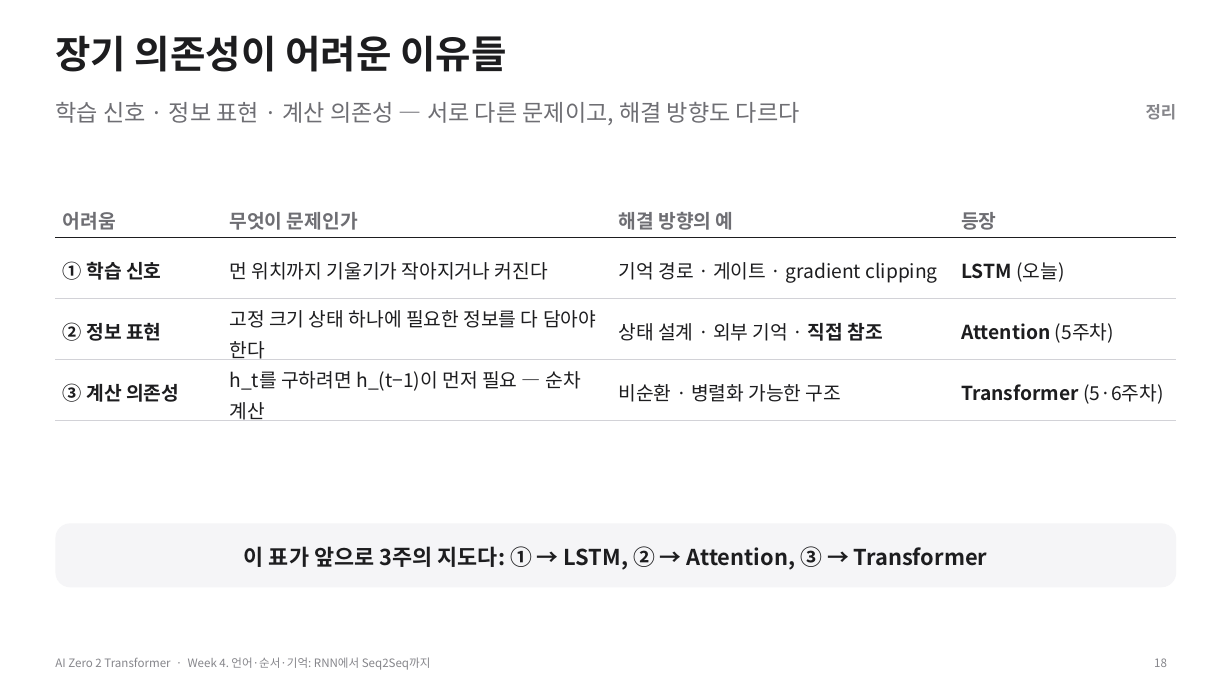
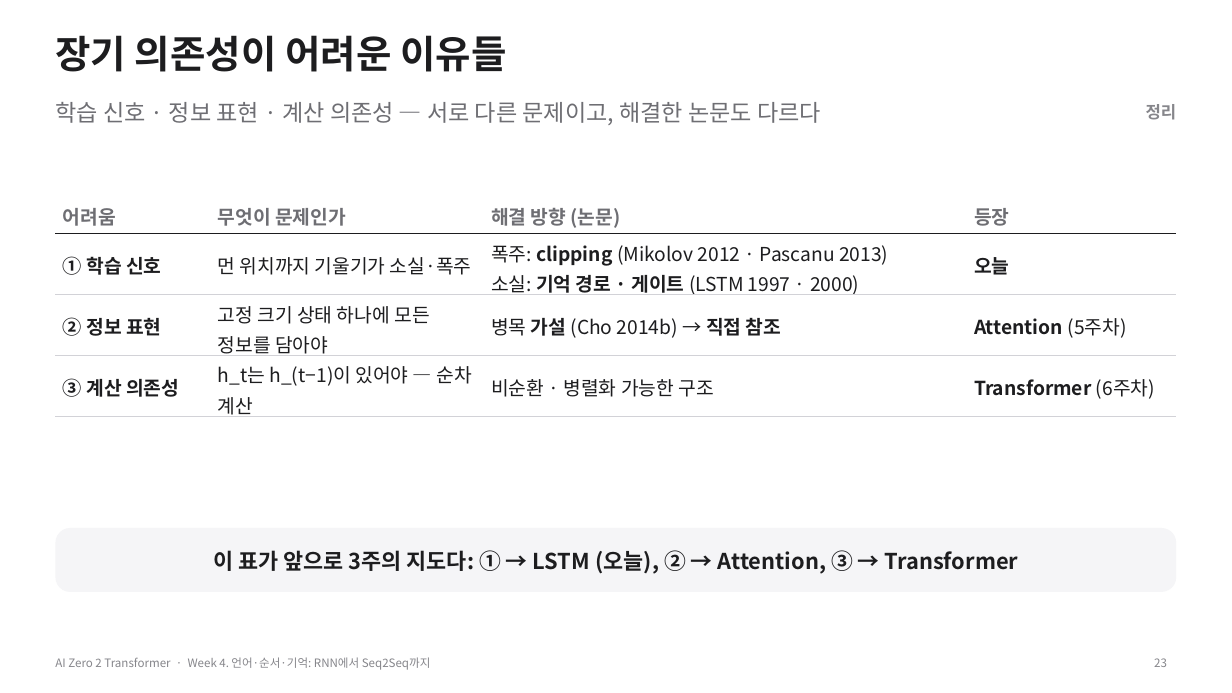
Before and after one commit to myunhh/AI-Zero-2-Transformers, a slide deck: slide 23 of lectures/week04_rnn_lstm_seq2seq.pptx (slide 18 before the commit). Drawn at 1232x693 pixels with LibreOffice and Linux fonts; fonts in the diff are those of the drawing. Boxes give left, top, right and bottom in pixels: in the first picture for what was removed or moved away, otherwise in the second. Text is boxed around its words. In the diff, an @@ line names an element or a change of style, - is before the commit and + after.

```diff
--- a/lectures/week04_rnn_lstm_seq2seq.pptx
+++ b/lectures/week04_rnn_lstm_seq2seq.pptx
@@ text at <box>55,102,821,125</box>: text changed @@
-학습 신호 · 정보 표현 · 계산 의존성 — 서로 다른 문제이고, 해결 방향도 다르다
+학습 신호 · 정보 표현 · 계산 의존성 — 서로 다른 문제이고, 해결한 논문도 다르다
@@ table at <box>55,195,1177,421</box> @@
-row 1, column 3: 해결 방향의 예
+row 1, column 3: 해결 방향 (논문)
-row 2: ① 학습 신호 | 먼 위치까지 기울기가 작아지거나 커진다 | 기억 경로 · 게이트 · gradient clipping | LSTM (오늘)
+row 2: ① 학습 신호 | 먼 위치까지 기울기가 소실·폭주 | 폭주: clipping (Mikolov 2012 · Pascanu 2013) / 소실: 기억 경로 · 게이트 (LSTM 1997 · 2000) | 오늘
-row 3, column 2: 고정 크기 상태 하나에 필요한 정보를 다 담아야 한다
+row 3, column 2: 고정 크기 상태 하나에 모든 정보를 담아야
-row 3, column 3: 상태 설계 · 외부 기억 · 직접 참조
+row 3, column 3: 병목 가설 (Cho 2014b) → 직접 참조
-row 4, column 2: h_t를 구하려면 h_(t−1)이 먼저 필요 — 순차 계산
+row 4, column 2: h_t는 h_(t−1)이 있어야 — 순차 계산
-row 4, column 4: Transformer (5·6주차)
+row 4, column 4: Transformer (6주차)
@@ table: place and size @@
-table at <box>55,200,1177,425</box>
+table at <box>55,195,1177,421</box>
@@ rounded rectangle "이 표가 앞으로 3주의 지도다: ...": place and size @@
-rounded rectangle "이 표가 앞으로 3주의 지도다: ..." at <box>55,523,1177,587</box>
+rounded rectangle "이 표가 앞으로 3주의 지도다: ..." at <box>55,528,1177,592</box>
@@ text in rounded rectangle at <box>213,550,1019,574</box>: text changed @@
-이 표가 앞으로 3주의 지도다: ① → LSTM, ② → Attention, ③ → Transformer
+이 표가 앞으로 3주의 지도다: ① → LSTM (오늘), ② → Attention, ③ → Transformer
@@ page number at <box>1154,658,1167,667</box>: text changed @@
-18
+23
```
Also in this commit, not shown: 26 other slides changed, 29 slides added, 13 slides removed, 20 other files.
